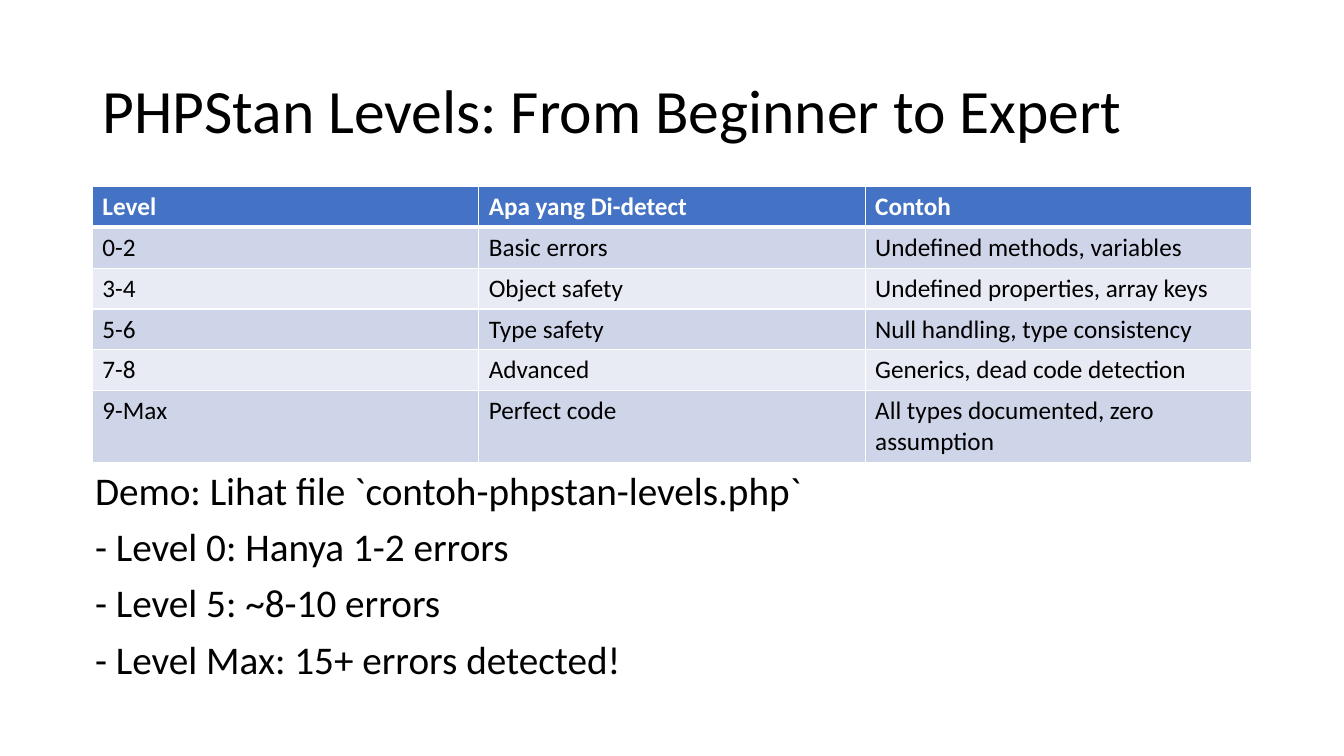
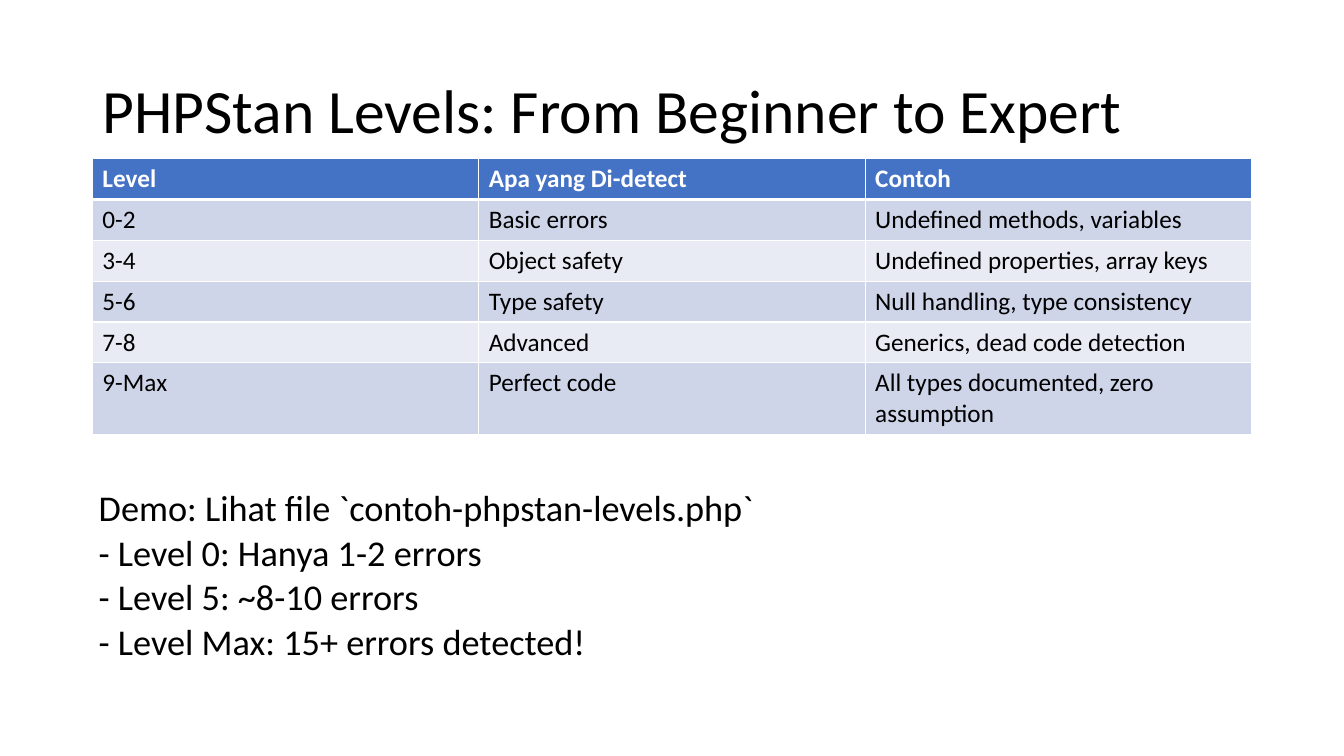
Before and after one commit to njulioiyoo/code-analysis-laravel-nodejs, a slide deck: slide 7 of slides/JNO - Sharing Session Code Analysis.pptx. Drawn at 1344x756 pixels with LibreOffice and Linux fonts; fonts in the diff are those of the drawing; background and template pictures are left out. Boxes give left, top, right and bottom in pixels: in the first picture for what was removed or moved away, otherwise in the second. Text is boxed around its words. In the diff, an @@ line names an element or a change of style, - is before the commit and + after.

```diff
--- a/slides/JNO - Sharing Session Code Analysis.pptx
+++ b/slides/JNO - Sharing Session Code Analysis.pptx
@@ table: place and size @@
-table at bbox=[93, 187, 1251, 461]
+table at bbox=[93, 158, 1251, 433]
@@ text "Demo: Lihat file `contoh-phpstan-levels.php`": place and size @@
-text "Demo: Lihat file `contoh-phpstan-levels.php`" at bbox=[95, 477, 801, 675]
+text "Demo: Lihat file `contoh-phpstan-levels.php`" at bbox=[99, 495, 753, 656]
@@ text "Demo: Lihat file `contoh-phpstan-levels.php`" at bbox=[99, 495, 753, 656]: size 28 to 25.9 pt; line spacing 0.9 to 0.7 @@
```
Also in this commit, not shown: 3 other slides changed, 1 slide added, 1 slide removed, 8 other files.
